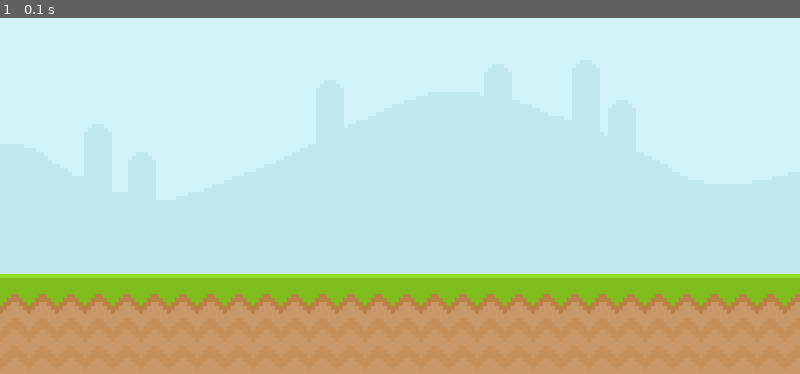
Above: before the commit, frame 1.
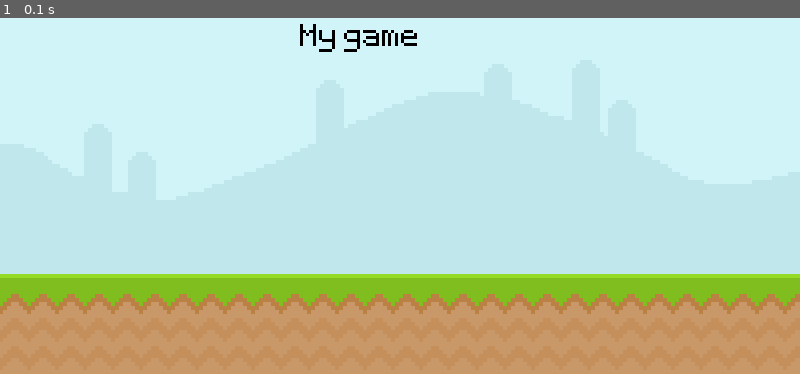
Above: after the commit, the same moment.

Repository: viniciuspadovam/PyGame-DennoRunner
Game: pygame game, started from main.py
Same seed, same stepped clock (60 frames per second), same inputs: the game is played once before the commit and once after it.
Inputs:
- Up to frame 1 (0.1 s): no input

The runs differ from the first frame. In frame 1, 0.3% of the frame differs, in the area x 37-53%, y 1-10%.

Commit message:
Add Basic Text

Diff:
--- a/main.py
+++ b/main.py
@@ -5,10 +5,11 @@
 screen = pygame.display.set_mode((800, 400))
 pygame.display.set_caption('Denno Runner')
 clock = pygame.time.Clock()
+test_font = pygame.font.Font('assets/fonts/Pixeltype.ttf', 50)
 
 sky_surface = pygame.image.load('assets/graphics/sky.png')
 ground_surface = pygame.image.load('assets/graphics/ground.png')
-
+text_surface = test_font.render('My game', False, 'Black')
 
 while True:
     # Draw and update all elementes
@@ -19,6 +20,7 @@
 
     screen.blit(sky_surface, (0, 0))
     screen.blit(ground_surface, (0, 300))
+    screen.blit(text_surface, (300, 50))
 
     pygame.display.update()
     clock.tick(60)
